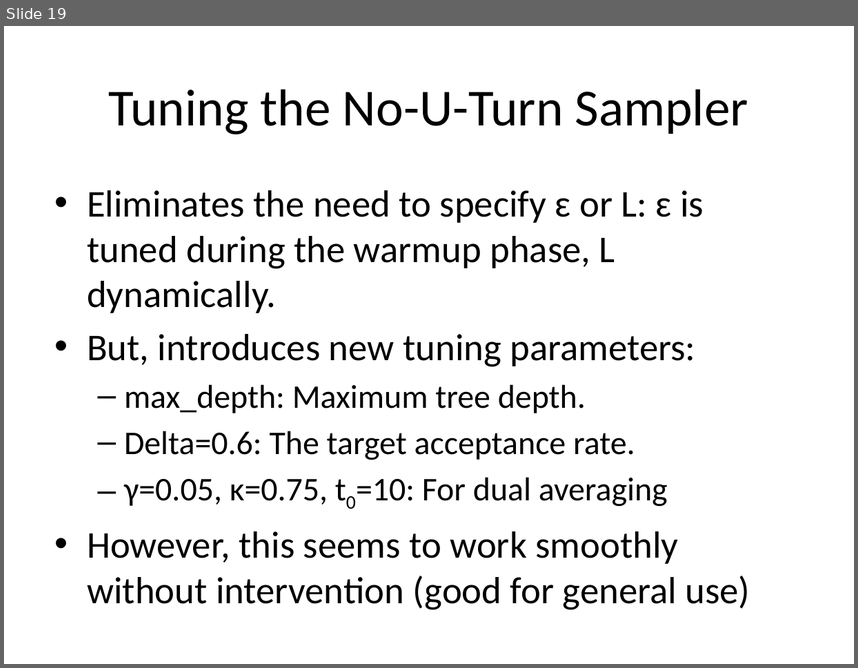
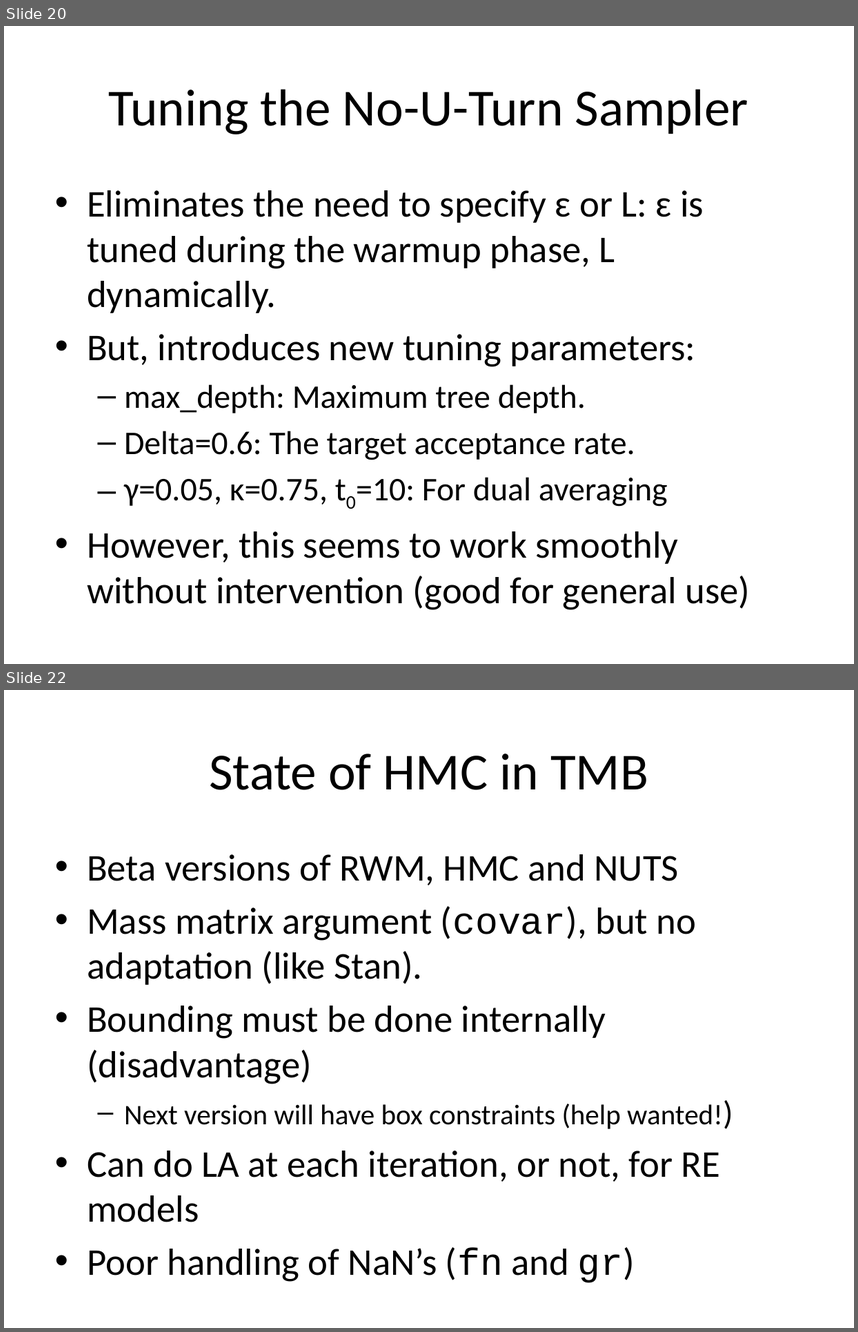
Before and after one commit to TMB-ADMB-Workshops/Feb2016, a slide deck: examples/mcmc/MCMC_in_TMB.pptx. Shown one above the other, each under a label of ours: slide 19 before the commit, slides 20 and 22 after it; the slides between them are not shown. The pictures are 858x668 and 858x1332 pixels, drawn with LibreOffice and Linux fonts; fonts in the diff are those of the drawing. Boxes give left, top, right and bottom in pixels: in the first picture for what was removed or moved away, otherwise in the second. Text is boxed around its words. In the diff, an @@ line names an element or a change of style, - is before the commit and + after.

```diff
--- a/examples/mcmc/MCMC_in_TMB.pptx
+++ b/examples/mcmc/MCMC_in_TMB.pptx
@@ slide 22 added at (4,690,854,1328), background #FFFFFF @@
@@ title added at (209,753,648,790), 44 pt, text #000000 @@
+State of HMC in TMB
@@ text added at (87,854,722,1283), 32 pt, text #000000 @@
+• Beta versions of RWM, HMC and NUTS
+• Mass matrix argument (covar), but no adaptation (like Stan).
+• Bounding must be done internally (disadvantage)
+  – Next version will have box constraints (help wanted!)
+• Can do LA at each iteration, or not, for RE models
+• Poor handling of NaN’s (fn and gr)
@@ what was slide 19 is now slide 20 @@
```
Also in this commit, not shown: 7 slides changed, 2 other slides added.
